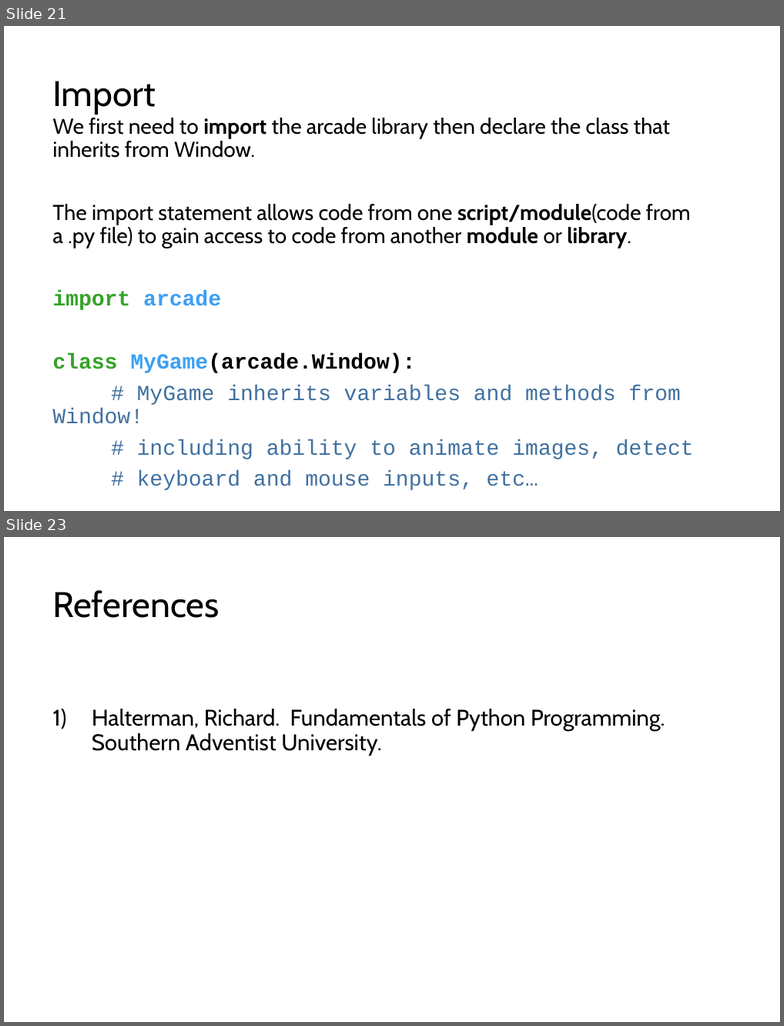
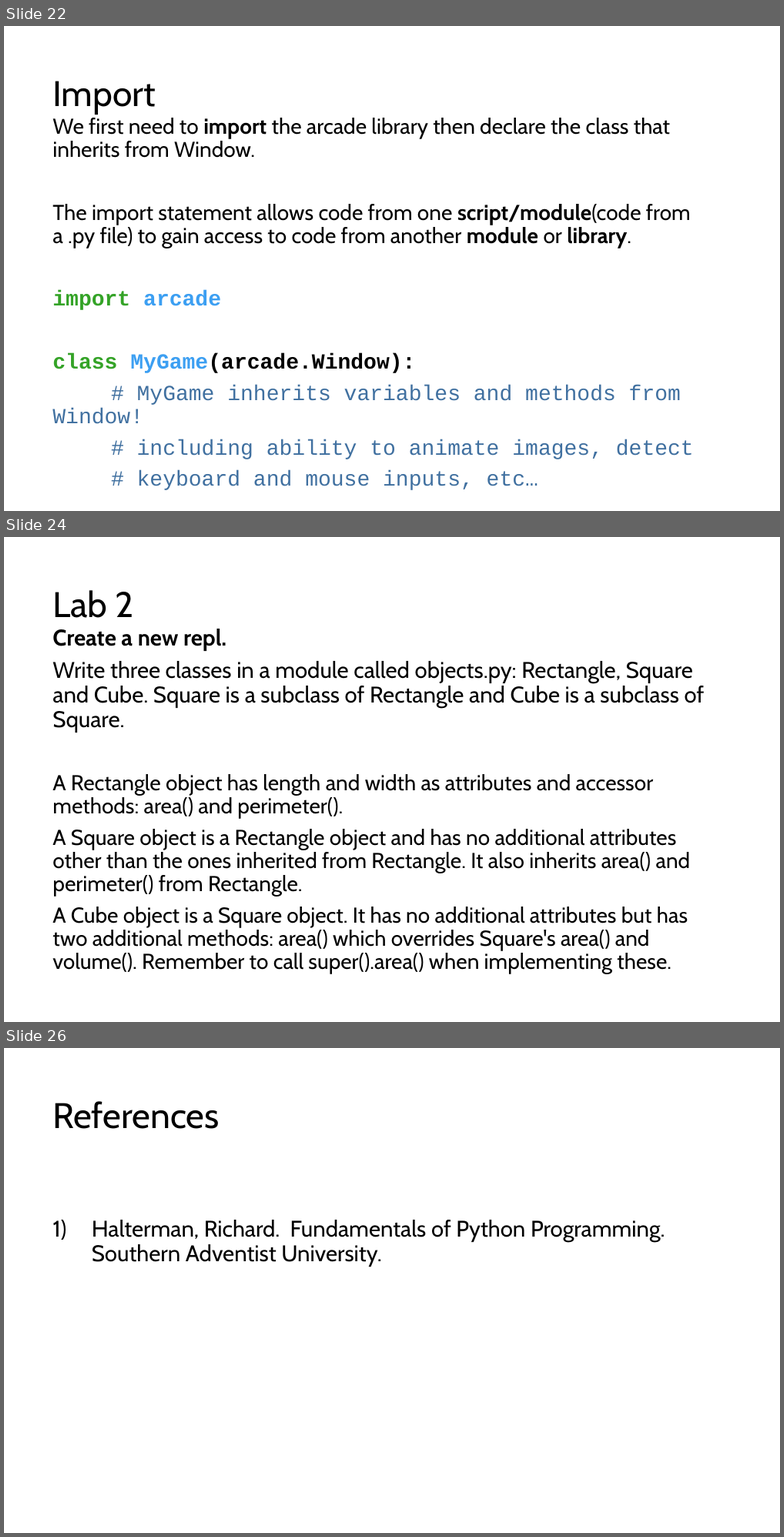
Before and after one commit to LongBaoNguyen/longbaonguyen.github.io, a slide deck: courses/apcsp/lect10.pptx. Shown one above the other, each under a label of ours: slides 21 and 23 before the commit, slides 22, 24 and 26 after it; the slides between them are not shown. The pictures are 784x1026 and 784x1537 pixels, drawn with LibreOffice and Linux fonts; fonts in the diff are those of the drawing. Boxes give left, top, right and bottom in pixels: in the first picture for what was removed or moved away, otherwise in the second. Text is boxed around its words. In the diff, an @@ line names an element or a change of style, - is before the commit and + after.

```diff
--- a/courses/apcsp/lect10.pptx
+++ b/courses/apcsp/lect10.pptx
@@ slide 24 added at (4, 537, 780, 1022), background #FFFFFF @@
@@ title added at (53, 590, 134, 618), 33 pt, text #000000 @@
+Lab 2
@@ text added at (53, 629, 705, 974), 20 pt, text #000000 @@
+Create a new repl.
+Write three classes in a module called objects.py: Rectangle, Square and Cube. Square is a subclass of Rectangle and Cube is a subclass of Square.
+A Rectangle object has length and width as attributes and accessor methods: area() and perimeter().
+A Square object is a Rectangle object and has no additional attributes other than the ones inherited from Rectangle. It also inherits area() and perimeter() from Rectangle.
+A Cube object is a Square object. It has no additional attributes but has two additional methods: area() which overrides Square's area() and volume(). Remember to call super().area() when implementing these.
@@ what was slide 21 is now slide 22 @@
@@ what was slide 23 is now slide 26 @@
```
Also in this commit, not shown: 2 slides changed, 2 other slides added, 6 other files.
